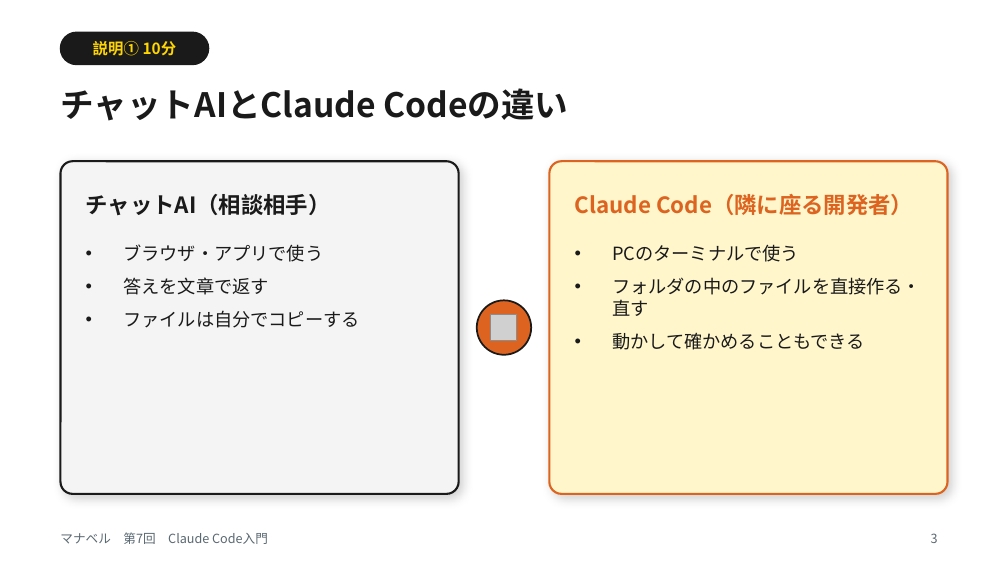
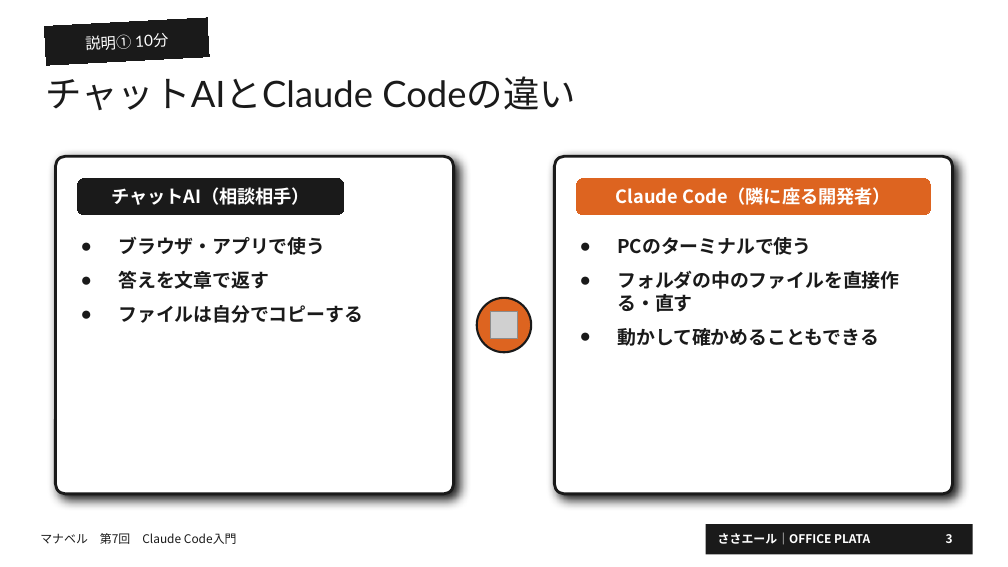
Before and after one commit to OfficePlata/33yell, a slide deck: slide 3 of manaberu/slides/manaberu-07-claude-code-intro.pptx. Drawn at 1008x567 pixels with LibreOffice and Linux fonts; fonts in the diff are those of the drawing; grey boxes stand for pictures; background and template pictures are left out. Boxes give left, top, right and bottom in pixels: in the first picture for what was removed or moved away, otherwise in the second. Text is boxed around its words. In the diff, an @@ line names an element or a change of style, - is before the commit and + after.

```diff
--- a/manaberu/slides/manaberu-07-claude-code-intro.pptx
+++ b/manaberu/slides/manaberu-07-claude-code-intro.pptx
@@ rectangle "説明① 10分" at (44,18,210,66): font Noto Sans CJK JP to Lato, text colour #FFD600 to #FFFFFF, bold off; fill none to #1A1A1A; outline none to #1A1A1A 0.75 pt; rotation 0 to 357 degrees @@
@@ text "チャットAIとClaude Codeの違い": place and size @@
-text "チャットAIとClaude Codeの違い" at (60,88,568,121)
+text "チャットAIとClaude Codeの違い" at (45,76,576,110)
@@ text "チャットAIとClaude Codeの違い" at (45,76,576,110): size 24 to 26 pt, font Noto Sans CJK JP to Lato, bold off @@
@@ rounded rectangle removed at (60,32,209,65) @@
@@ rounded rectangle: place and size @@
-rounded rectangle at (60,161,459,494)
+rounded rectangle at (55,156,454,494)
@@ rounded rectangle at (55,156,454,494): fill #F4F4F4 to #FFFFFF; outline #1A1A1A 1.5 pt to #1A1A1A 2 pt; shadow changed; proportions changed @@
@@ rounded rectangle "チャットAI（相談相手）": place and size @@
-rounded rectangle "チャットAI（相談相手）" at (86,194,331,215)
+rounded rectangle "チャットAI（相談相手）" at (78,178,344,215)
@@ rounded rectangle "チャットAI（相談相手）" at (78,178,344,215): size 16 to 13 pt, text colour #1A1A1A to #FFFFFF; alignment left to centre; fill none to #1A1A1A; outline none to #1A1A1A 0.75 pt @@
@@ rounded rectangle: place and size @@
-rounded rectangle at (549,161,948,494)
+rounded rectangle at (554,156,953,494)
@@ rounded rectangle at (554,156,953,494): fill #FFF6CC to #FFFFFF; outline #DD6420 1.5 pt to #1A1A1A 2 pt; shadow changed; proportions changed @@
@@ rounded rectangle "Claude Code（隣に座る開発者）": place and size @@
-rounded rectangle "Claude Code（隣に座る開発者）" at (575,194,913,215)
+rounded rectangle "Claude Code（隣に座る開発者）" at (577,178,930,215)
@@ rounded rectangle "Claude Code（隣に座る開発者）" at (577,178,930,215): size 16 to 13 pt, text colour #DD6420 to #FFFFFF; alignment left to centre; fill none to #DD6420; outline none to #DD6420 0.75 pt @@
@@ text "ブラウザ・アプリで使う" at (118,236,362,323): size 13 to 13.5 pt, bold on; bullet • to ● @@
@@ text "ブラウザ・アプリで使う": place and size @@
-text "ブラウザ・アプリで使う" at (123,244,359,328)
+text "ブラウザ・アプリで使う" at (118,236,362,323)
@@ text "PCのターミナルで使う": place and size @@
-text "PCのターミナルで使う" at (612,244,921,350)
+text "PCのターミナルで使う" at (617,237,899,346)
@@ text "PCのターミナルで使う" at (617,237,899,346): size 13 to 13.5 pt, bold on; bullet • to ● @@
@@ ellipse at (477,298,531,353): outline #1A1A1A 1.25 pt to #1A1A1A 1.5 pt @@
@@ text "マナベル 第7回 Claude Code入門": place and size @@
-text "マナベル 第7回 Claude Code入門" at (60,532,268,544)
+text "マナベル 第7回 Claude Code入門" at (40,533,237,544)
@@ text "マナベル 第7回 Claude Code入門" at (40,533,237,544): size 9 to 8.5 pt, text colour #5A6872 to #1A1A1A @@
@@ rectangle added at (706,524,973,554), fill #1A1A1A @@
@@ text added at (718,532,870,545), 8.5 pt, text #FFFFFF, bold @@
+ささエール｜OFFICE PLATA
@@ page number: place and size @@
-page number at (931,533,938,543)
+page number at (946,534,953,543)
@@ page number at (946,534,953,543): size 9 to 8.5 pt, text colour #5A6872 to #FFFFFF, bold on; vertical alignment top to middle @@
```
Also in this commit, not shown: 9 other slides changed, 16 other files.
